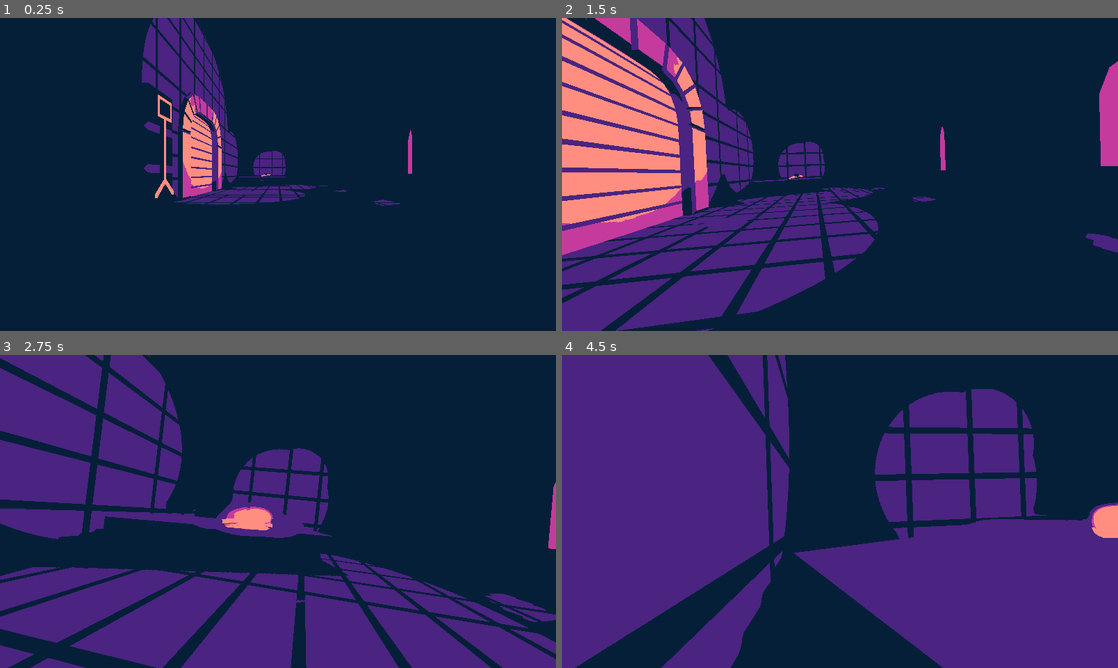
Above: before the commit, frames 1-4 (two rows, left to right).
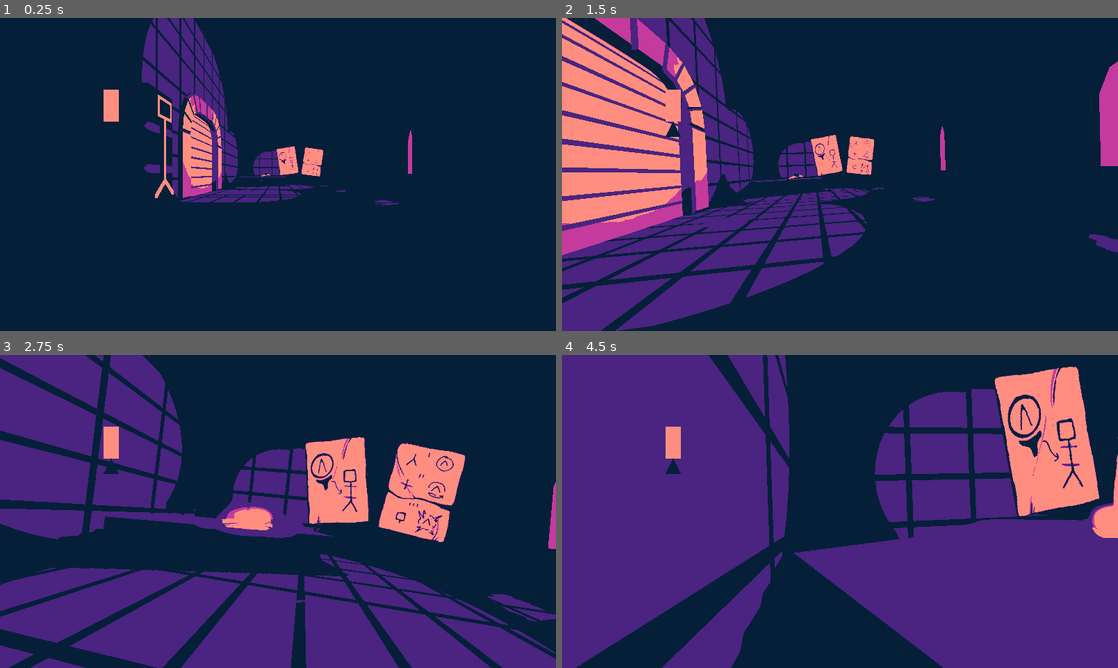
Above: after the commit, the same moments.

Repository: JeppeLindberg/game_off_2024
Game: Godot game, scene res://scenes/main.tscn
Same seed, same stepped clock (60 frames per second), same inputs: the game is played once before the commit and once after it.
Inputs (mouse positions are in pixels of both pictures, inside the frame that each line leads up to):
- Up to frame 1 (0.25 s): no input
- Up to frame 2 (1.5 s): move the mouse to (834, 180) at 0.52 s; hold W (move_forward) from 0.53 s (still down); click (834, 180) at 0.6 s; tap E (interact) at 0.8, 1.35 s; move the mouse to (878, 177) at 1.27 s
- Up to frame 3 (2.75 s): keep holding W (move_forward); click (316, 514) at 1.55 s; move the mouse to (233, 508) at 2.02 s; click (233, 508) at 2.1 s; tap E (interact) at 2.3 s
- Up to frame 4 (4.5 s): move the mouse to (845, 511) at 2.77 s; release W (move_forward) at 2.78 s; hold A (move_left) 2.78-3.53 s; tap E (interact) at 2.85, 3.8, 4.35 s; click (845, 511) at 3.05 s; move the mouse to (817, 505) at 3.52 s; hold W (move_forward) from 3.53 s (still down); click (817, 505) at 3.6 s; move the mouse to (867, 511) at 4.27 s

The runs differ from the first frame. In frame 1, 1.0% of the frame differs, in the area x 18-72%, y 22-60%; in frame 2, 2.9%; in frame 3, 7.1%, in the area x 0-100%, y 22-96%; in frame 4, 7.0%.

Commit message:
progress

Diff:
--- /dev/null
+++ b/prefabs/poster_1.tscn
@@ -0,0 +1,10 @@
+[gd_scene load_steps=3 format=3 uid="uid://t5w8cckjma24"]
+
+[ext_resource type="PackedScene" uid="uid://rdyrner38rvc" path="res://models/poster_1.glb" id="1_5e64k"]
+[ext_resource type="Material" uid="uid://cxirseqcstjsf" path="res://materials/shared_material_unlit.tres" id="2_jgf8j"]
+
+[node name="poster_1" instance=ExtResource("1_5e64k")]
+
+[node name="poster_1" parent="." index="0"]
+transform = Transform3D(0.8, 0, 0, 0, 0.8, 0, 0, 0, 0.8, 0, 0, 0)
+surface_material_override/0 = ExtResource("2_jgf8j")
--- /dev/null
+++ b/prefabs/poster_2.tscn
@@ -0,0 +1,10 @@
+[gd_scene load_steps=3 format=3 uid="uid://bev6j0sqh7uwm"]
+
+[ext_resource type="PackedScene" uid="uid://j8soisnqrs43" path="res://models/poster_2.glb" id="1_r7duh"]
+[ext_resource type="Material" uid="uid://cxirseqcstjsf" path="res://materials/shared_material_unlit.tres" id="2_3wmb4"]
+
+[node name="poster_2" instance=ExtResource("1_r7duh")]
+
+[node name="poster_2" parent="." index="0"]
+transform = Transform3D(0.8, 0, 0, 0, 0.8, 0, 0, 0, 0.8, 0, 0, 0)
+surface_material_override/0 = ExtResource("2_3wmb4")
--- /dev/null
+++ b/prefabs/puzzle_tiles/bend.tscn
@@ -0,0 +1,10 @@
+[gd_scene load_steps=3 format=3 uid="uid://c4b836x5g55rf"]
+
+[ext_resource type="PackedScene" uid="uid://c5y6fkrumjcuo" path="res://models/puzzle_bend.glb" id="1_uylxt"]
+[ext_resource type="Material" uid="uid://cxirseqcstjsf" path="res://materials/shared_material_unlit.tres" id="2_l1jle"]
+
+[node name="puzzle_bend" instance=ExtResource("1_uylxt")]
+
+[node name="puzzle_bend" parent="." index="0"]
+transform = Transform3D(1, 0, 0, 0, 1, 0, 0, 0, 1, 0, 0, 0)
+surface_material_override/0 = ExtResource("2_l1jle")
--- a/prefabs/puzzle_tiles/end.tscn
+++ b/prefabs/puzzle_tiles/end.tscn
@@ -1,6 +1,6 @@
 [gd_scene load_steps=3 format=3 uid="uid://buckn6m3y5r88"]
 
-[ext_resource type="PackedScene" uid="uid://8vtpgfpws42f" path="res://models/end.glb" id="1_l8c72"]
+[ext_resource type="PackedScene" uid="uid://8vtpgfpws42f" path="res://models/puzzle_end.glb" id="1_l8c72"]
 [ext_resource type="Material" uid="uid://cxirseqcstjsf" path="res://materials/shared_material_unlit.tres" id="2_nwqgy"]
 
 [node name="end" instance=ExtResource("1_l8c72")]
--- a/prefabs/puzzle_tiles/start.tscn
+++ b/prefabs/puzzle_tiles/start.tscn
@@ -1,6 +1,6 @@
 [gd_scene load_steps=3 format=3 uid="uid://jmq1fi4b3qsf"]
 
-[ext_resource type="PackedScene" uid="uid://boa8j8r3plobq" path="res://models/start.glb" id="1_m0gan"]
+[ext_resource type="PackedScene" uid="uid://boa8j8r3plobq" path="res://models/puzzle_start.glb" id="1_m0gan"]
 [ext_resource type="Material" uid="uid://cxirseqcstjsf" path="res://materials/shared_material_unlit.tres" id="2_5w4qx"]
 
 [node name="start" instance=ExtResource("1_m0gan")]
--- a/prefabs/puzzle_tiles/straight.tscn
+++ b/prefabs/puzzle_tiles/straight.tscn
@@ -1,6 +1,6 @@
 [gd_scene load_steps=3 format=3 uid="uid://bsnxf6nmsw2k5"]
 
-[ext_resource type="PackedScene" uid="uid://ct4bwckccfe1d" path="res://models/straight.glb" id="1_s5n3v"]
+[ext_resource type="PackedScene" uid="uid://ct4bwckccfe1d" path="res://models/puzzle_straight.glb" id="1_s5n3v"]
 [ext_resource type="Material" uid="uid://cxirseqcstjsf" path="res://materials/shared_material_unlit.tres" id="2_6sh0d"]
 
 [node name="straight" instance=ExtResource("1_s5n3v")]
--- a/scenes/main.tscn
+++ b/scenes/main.tscn
@@ -12,15 +12,18 @@
 [ext_resource type="PackedScene" uid="uid://chfmrxyg1kktm" path="res://prefabs/platform_brick_broken.tscn" id="7_3rrfu"]
 [ext_resource type="PackedScene" uid="uid://drupxdrx5fjlj" path="res://prefabs/door.tscn" id="8_ieiih"]
 [ext_resource type="PackedScene" uid="uid://v7yeeeprs686" path="res://prefabs/doorframe_2.tscn" id="8_rguxw"]
+[ext_resource type="PackedScene" uid="uid://c4b836x5g55rf" path="res://prefabs/puzzle_tiles/bend.tscn" id="9_iewm5"]
 [ext_resource type="PackedScene" uid="uid://buypaf837oyoj" path="res://prefabs/wall_brick_1.tscn" id="9_sxwo2"]
 [ext_resource type="PackedScene" uid="uid://cll7lsb50k507" path="res://prefabs/wall_brick_3.tscn" id="10_0q4hs"]
 [ext_resource type="PackedScene" uid="uid://d0i5lxylf6xt8" path="res://prefabs/wall_brick_2.tscn" id="10_v65yq"]
 [ext_resource type="Script" path="res://scripts/puzzle_signal_emitter.gd" id="11_q5ens"]
-[ext_resource type="PackedScene" uid="uid://c6707jxtpm46e" path="res://prefabs/puzzle_tiles/straight_node.tscn" id="11_rm1dj"]
+[ext_resource type="PackedScene" uid="uid://c6707jxtpm46e" path="res://prefabs/puzzle_tiles/visit.tscn" id="11_rm1dj"]
 [ext_resource type="Shader" path="res://materials/shaders/canvas_material.gdshader" id="13_1okk7"]
 [ext_resource type="Texture2D" uid="uid://ogi8m3wp6jl6" path="res://materials/shaders/canvas_colors.png" id="14_hauu7"]
 [ext_resource type="PackedScene" uid="uid://bb3djiwvud8kc" path="res://prefabs/table.tscn" id="15_aurmh"]
 [ext_resource type="PackedScene" uid="uid://cfxhogeel7mry" path="res://prefabs/remote_pickup.tscn" id="16_oqjf4"]
+[ext_resource type="PackedScene" uid="uid://t5w8cckjma24" path="res://prefabs/poster_1.tscn" id="18_to31s"]
+[ext_resource type="PackedScene" uid="uid://bev6j0sqh7uwm" path="res://prefabs/poster_2.tscn" id="19_8b73a"]
 
 [sub_resource type="ShaderMaterial" id="ShaderMaterial_ur61g"]
 shader = ExtResource("13_1okk7")
@@ -89,6 +92,41 @@
 [node name="start2" parent="world/puzzles/A_2" instance=ExtResource("5_m1fgw")]
 transform = Transform3D(1, 0, 0, 0, 1, 0, 0, 0, 1, 0, -1, 0)
 
+[node name="A_3" type="Node3D" parent="world/puzzles"]
+transform = Transform3D(1, 0, -1.06581e-14, 0, 1, 0, 1.06581e-14, 0, 1, -2.62709, 2.17342, -34.9348)
+
+[node name="puzzle_closeness" parent="world/puzzles/A_3" instance=ExtResource("4_w55mr")]
+transform = Transform3D(1, 0, 0, 0, 1, 0, 0, 0, 1, -0.382511, -0.668173, 1.38504)
+
+[node name="end2" parent="world/puzzles/A_3" instance=ExtResource("5_hcvri")]
+transform = Transform3D(-4.37114e-08, 1, 1.06581e-14, -1, -4.37114e-08, 1.06581e-14, 1.06581e-14, -1.06581e-14, 1, 0, 1, 0)
+
+[node name="straight2" parent="world/puzzles/A_3" instance=ExtResource("6_ulbid")]
+
+[node name="puzzle_bend" parent="world/puzzles/A_3" instance=ExtResource("9_iewm5")]
+transform = Transform3D(-4.37114e-08, -1, 1.06581e-14, 1, -4.37114e-08, -1.06581e-14, 1.06581e-14, 1.06581e-14, 1, 0, 2, 0)
+
+[node name="start2" parent="world/puzzles/A_3" instance=ExtResource("5_m1fgw")]
+transform = Transform3D(1, 0, 0, 0, 1, 0, 0, 0, 1, 0, -1, 0)
+
+[node name="doorframe_2" parent="world" instance=ExtResource("8_rguxw")]
+transform = Transform3D(-4.37114e-08, 0, 1, 0, 1, 0, -1, 0, -4.37114e-08, -3.54277, 0, -8.18983)
+
+[node name="door2" parent="world/doorframe_2" instance=ExtResource("8_ieiih")]
+transform = Transform3D(1, 0, 0, 0, 1, 0, 0, 0, 1, -1.45339, 0, 0)
+
+[node name="doorframe_3" parent="world" instance=ExtResource("8_rguxw")]
+transform = Transform3D(1, 0, 1.06581e-14, 0, 1, 0, -1.06581e-14, 0, 1, -7.54277, 0, -28.1898)
+
+[node name="door2" parent="world/doorframe_3" instance=ExtResource("8_ieiih")]
+transform = Transform3D(1, 0, 0, 0, 1, 0, 0, 0, 1, -1.45339, 0, 0)
+
+[node name="doorframe_4" parent="world" instance=ExtResource("8_rguxw")]
+transform = Transform3D(1, 0, 1.06581e-14, 0, 1, 0, -1.06581e-14, 0, 1, 0.615976, 0, -36.1974)
+
+[node name="door_A_3" parent="world/doorframe_4" instance=ExtResource("8_ieiih")]
+transform = Transform3D(1, 0, 0, 0, 1, 0, 0, 0, 1, -1.45339, 0, 0)
+
 [node name="static" type="Node3D" parent="world"]
 
 [node name="OmniLight3D" type="OmniLight3D" parent="world/static"]
@@ -111,6 +149,12 @@
 omni_range = 4.36307
 omni_attenuation = -2.0
 
+[node name="OmniLight3D4" type="OmniLight3D" parent="world/static"]
+transform = Transform3D(-4.37114e-08, 0, 1, 0, 1, 0, -1, 0, -4.37114e-08, 0.410716, 3.18919, -33.8837)
+light_specular = 0.0
+omni_range = 5.28663
+omni_attenuation = -2.0
+
 [node name="platform_brick5" parent="world/static" instance=ExtResource("6_r32jv")]
 transform = Transform3D(-4.37114e-08, 0, 1, 0, 1, 0, -1, 0, -4.37114e-08, 0.457226, 0, -0.189834)
 
@@ -126,6 +170,18 @@
 [node name="platform_brick12" parent="world/static" instance=ExtResource("6_r32jv")]
 transform = Transform3D(-4.37114e-08, 0, 1, 0, 1, 0, -1, 0, -4.37114e-08, -7.54277, 0, -24.1898)
 
+[node name="platform_brick13" parent="world/static" instance=ExtResource("6_r32jv")]
+transform = Transform3D(-4.37114e-08, 0, 1, 0, 1, 0, -1, 0, -4.37114e-08, -7.54277, 0, -32.1898)
+
+[node name="platform_brick15" parent="world/static" instance=ExtResource("6_r32jv")]
+transform = Transform3D(-4.37114e-08, 0, 1, 0, 1, 0, -1, 0, -4.37114e-08, 0.45723, 0, -32.1898)
+
+[node name="platform_brick16" parent="world/static" instance=ExtResource("6_r32jv")]
+transform = Transform3D(-4.37114e-08, 0, 1, 0, 1, 0, -1, 0, -4.37114e-08, -7.54277, 0, -40.1898)
+
+[node name="platform_brick17" parent="world/static" instance=ExtResource("6_r32jv")]
+transform = Transform3D(-4.37114e-08, 0, 1, 0, 1, 0, -1, 0, -4.37114e-08, 0.45723, 0, -40.1898)
+
 [node name="platform_brick6" parent="world/static" instance=ExtResource("6_r32jv")]
 transform = Transform3D(-4.37114e-08, 0, 1, 0, 1, 0, -1, 0, -4.37114e-08, 0.457226, 9, -0.189834)
 
@@ -138,6 +194,18 @@
 [node name="platform_brick8" parent="world/static" instance=ExtResource("6_r32jv")]
 transform = Transform3D(1.31134e-07, 0, -1, 0, 1, 0, 1, 0, 1.31134e-07, -7.54277, 9, -8.18983)
 
+[node name="platform_brick14" parent="world/static" instance=ExtResource("6_r32jv")]
+transform = Transform3D(1.31134e-07, 0, -1, 0, 1, 0, 1, 0, 1.31134e-07, -7.54277, 9, -32.1898)
+
+[node name="platform_brick18" parent="world/static" instance=ExtResource("6_r32jv")]
+transform = Transform3D(1.31134e-07, 0, -1, 0, 1, 0, 1, 0, 1.31134e-07, 0.45723, 9, -32.1898)
+
+[node name="platform_brick19" parent="world/static" instance=ExtResource("6_r32jv")]
+transform = Transform3D(1.31134e-07, 0, -1, 0, 1, 0, 1, 0, 1.31134e-07, -7.54277, 9, -40.1898)
+
+[node name="platform_brick20" parent="world/static" instance=ExtResource("6_r32jv")]
+transform = Transform3D(1.31134e-07, 0, -1, 0, 1, 0, 1, 0, 1.31134e-07, 0.45723, 9, -40.1898)
+
 [node name="platform_brick_broken3" parent="world/static" instance=ExtResource("7_3rrfu")]
 transform = Transform3D(1.31134e-07, 0, -1, 0, 1, 0, 1, 0, 1.31134e-07, -7.54277, 9, -16.1898)
 
@@ -150,12 +218,6 @@
 [node name="platform_brick_broken5" parent="world/static" instance=ExtResource("7_3rrfu")]
 transform = Transform3D(1.31134e-07, 0, -1, 0, 1, 0, 1, 0, 1.31134e-07, -8.4368, 9, -18.8118)
 
-[node name="doorframe_2" parent="world/static" instance=ExtResource("8_rguxw")]
-transform = Transform3D(-4.37114e-08, 0, 1, 0, 1, 0, -1, 0, -4.37114e-08, -3.54277, 0, -8.18983)
-
-[node name="door2" parent="world/static/doorframe_2" instance=ExtResource("8_ieiih")]
-transform = Transform3D(1, 0, 0, 0, 1, 0, 0, 0, 1, -1.45339, 0, 0)
-
 [node name="wall_brick_12" parent="world/static" instance=ExtResource("9_sxwo2")]
 transform = Transform3D(-4.37114e-08, 0, 1, 0, 1, 0, -1, 0, -4.37114e-08, -3.54277, 0, -0.189834)
 
@@ -186,12 +248,30 @@
 [node name="wall_brick_23" parent="world/static" instance=ExtResource("9_sxwo2")]
 transform = Transform3D(-4.37114e-08, 0, 1, 0, 1, 0, -1, 0, -4.37114e-08, 4.45723, 4, -16.1898)
 
+[node name="wall_brick_44" parent="world/static" instance=ExtResource("10_0q4hs")]
+transform = Transform3D(-4.37114e-08, 0, 1, 0, 1, 0, -1, 0, -4.37114e-08, 4.45723, 0, -32.1898)
+
+[node name="wall_brick_45" parent="world/static" instance=ExtResource("9_sxwo2")]
+transform = Transform3D(-4.37114e-08, 0, 1, 0, 1, 0, -1, 0, -4.37114e-08, 4.45723, 4, -32.1898)
+
+[node name="wall_brick_46" parent="world/static" instance=ExtResource("10_0q4hs")]
+transform = Transform3D(-4.37114e-08, 0, 1, 0, 1, 0, -1, 0, -4.37114e-08, 4.45723, 0, -40.1898)
+
+[node name="wall_brick_47" parent="world/static" instance=ExtResource("9_sxwo2")]
+transform = Transform3D(-4.37114e-08, 0, 1, 0, 1, 0, -1, 0, -4.37114e-08, 4.45723, 4, -40.1898)
+
 [node name="wall_brick_24" parent="world/static" instance=ExtResource("9_sxwo2")]
 transform = Transform3D(1, 0, 0, 0, 1, 0, 0, 0, 1, 0.457226, 0, -16.09)
 
 [node name="wall_brick_25" parent="world/static" instance=ExtResource("9_sxwo2")]
 transform = Transform3D(1, 0, 0, 0, 1, 0, 0, 0, 1, 0.457226, 4, -16.09)
 
+[node name="wall_brick_48" parent="world/static" instance=ExtResource("9_sxwo2")]
+transform = Transform3D(1, 0, 0, 0, 1, 0, 0, 0, 1, 0.457226, 0, -28.09)
+
+[node name="wall_brick_49" parent="world/static" instance=ExtResource("9_sxwo2")]
+transform = Transform3D(1, 0, 0, 0, 1, 0, 0, 0, 1, 0.457226, 4, -28.09)
+
 [node name="wall_brick_13" parent="world/static" instance=ExtResource("9_sxwo2")]
 transform = Transform3D(-4.37114e-08, 0, 1, 0, 1, 0, -1, 0, -4.37114e-08, -3.54277, 4, -0.189834)
 
@@ -225,6 +305,15 @@
 [node name="wall_brick_38" parent="world/static" instance=ExtResource("9_sxwo2")]
 transform = Transform3D(1, 0, 1.06581e-14, 0, 1, 0, -1.06581e-14, 0, 1, -7.54277, 4, -28.1898)
 
+[node name="wall_brick_51" parent="world/static" instance=ExtResource("9_sxwo2")]
+transform = Transform3D(1, 0, 0, 0, 1, 0, 0, 0, 1, 0.457, 4, -36.1922)
+
+[node name="wall_brick_52" parent="world/static" instance=ExtResource("9_sxwo2")]
+transform = Transform3D(1, 0, 1.06581e-14, 0, 1, 0, -1.06581e-14, 0, 1, -7.54277, 4, -36.1898)
+
+[node name="wall_brick_53" parent="world/static" instance=ExtResource("9_sxwo2")]
+transform = Transform3D(1, 0, 1.06581e-14, 0, 1, 0, -1.06581e-14, 0, 1, -7.54277, 0, -36.1898)
+
 [node name="wall_brick_14" parent="world/static" instance=ExtResource("9_sxwo2")]
 transform = Transform3D(-4.37114e-08, 0, 1, 0, 1, 0, -1, 0, -4.37114e-08, -3.54277, 4, -8.18983)
 
@@ -237,20 +326,35 @@
 [node name="wall_brick_39" parent="world/static" instance=ExtResource("9_sxwo2")]
 transform = Transform3D(1.31134e-07, 0, -1, 0, 1, 0, 1, 0, 1.31134e-07, -11, 4, -24.1898)
 
+[node name="wall_brick_40" parent="world/static" instance=ExtResource("10_0q4hs")]
+transform = Transform3D(-4.37114e-08, 0, -1, 0, 1, 0, 1, 0, -4.37114e-08, -11, 0, -32.19)
+
+[node name="wall_brick_41" parent="world/static" instance=ExtResource("9_sxwo2")]
+transform = Transform3D(1.31134e-07, 0, -1, 0, 1, 0, 1, 0, 1.31134e-07, -11, 4, -32.1898)
+
+[node name="wall_brick_42" parent="world/static" instance=ExtResource("10_0q4hs")]
+transform = Transform3D(-4.37114e-08, 0, -1, 0, 1, 0, 1, 0, -4.37114e-08, -11, 0, -40.19)
+
+[node name="wall_brick_43" parent="world/static" instance=ExtResource("9_sxwo2")]
+transform = Transform3D(1.31134e-07, 0, -1, 0, 1, 0, 1, 0, 1.31134e-07, -11, 4, -40.1898)
+
 [node name="wall_brick_22" parent="world/static" instance=ExtResource("10_v65yq")]
 transform = Transform3D(-4.37114e-08, 0, 1, 0, 1, 0, -1, 0, -4.37114e-08, -3.54277, 0, -8.18983)
 
-[node name="doorframe_3" parent="world/static" instance=ExtResource("8_rguxw")]
-transform = Transform3D(1, 0, 1.06581e-14, 0, 1, 0, -1.06581e-14, 0, 1, -7.54277, 0, -28.1898)
-
-[node name="door2" parent="world/static/doorframe_3" instance=ExtResource("8_ieiih")]
-transform = Transform3D(1, 0, 0, 0, 1, 0, 0, 0, 1, -1.45339, 0, 0)
-
 [node name="wall_brick_31" parent="world/static" instance=ExtResource("10_v65yq")]
 transform = Transform3D(1, 0, 1.06581e-14, 0, 1, 0, -1.06581e-14, 0, 1, -7.54277, 0, -28.1898)
 
+[node name="wall_brick_50" parent="world/static" instance=ExtResource("10_v65yq")]
+transform = Transform3D(1, 0, 1.06581e-14, 0, 1, 0, -1.06581e-14, 0, 1, 0.45723, 0, -36.1898)
+
 [node name="table" parent="world/static" instance=ExtResource("15_aurmh")]
 transform = Transform3D(0.931786, 0, 0.363007, 0, 1, 0, -0.363007, 0, 0.931786, -1.29205, -0.266274, -14.0303)
+
+[node name="poster_1" parent="world/static" instance=ExtResource("18_to31s")]
+transform = Transform3D(0.988959, -0.148189, 0, 0.148189, 0.988959, 0, 0, 0, 1, 0.799383, 2.00375, -15.6994)
+
+[node name="poster_2" parent="world/static" instance=ExtResource("19_8b73a")]
+transform = Transform3D(0.990425, 0.13805, 0, -0.13805, 0.990425, 0, 0, 0, 1, 2.90092, 1.90916, -15.689)
 
 [node name="canvas_layer" type="CanvasLayer" parent="."]
 
@@ -263,14 +367,13 @@
 grow_vertical = 2
 
 [node name="puzzle_viewport_container" type="SubViewportContainer" parent="."]
-visible = false
 offset_right = 40.0
 offset_bottom = 40.0
 
 [node name="puzzle_viewport" type="SubViewport" parent="puzzle_viewport_container"]
 transparent_bg = true
 handle_input_locally = false
-render_target_update_mode = 0
+render_target_update_mode = 4
 
 [node name="camera" type="Camera3D" parent="puzzle_viewport_container/puzzle_viewport"]
 transform = Transform3D(1, 0, 0, 0, -4.37114e-08, 1, 0, -1, -4.37114e-08, 0, 22.8769, 0)
@@ -310,5 +413,18 @@
 [node name="straight_node3" parent="puzzle_viewport_container/puzzle_viewport/puzzles/A_2" instance=ExtResource("11_rm1dj")]
 transform = Transform3D(1, 0, 0, 0, 1, 0, 0, 0, 1, 0, 0, -3)
 
-[connection signal="puzzle_complete" from="puzzle_viewport_container/puzzle_viewport/puzzles/A_1" to="world/static/doorframe_2/door2" method="open_door"]
-[connection signal="puzzle_complete" from="puzzle_viewport_container/puzzle_viewport/puzzles/A_2" to="world/static/doorframe_3/door2" method="open_door"]
+[node name="A_3" type="Node3D" parent="puzzle_viewport_container/puzzle_viewport/puzzles"]
+transform = Transform3D(1, 0, 0, 0, 1, 0, 0, 0, 1, -26, 0, 0)
+script = ExtResource("11_q5ens")
+
+[node name="straight_node" parent="puzzle_viewport_container/puzzle_viewport/puzzles/A_3" instance=ExtResource("11_rm1dj")]
+
+[node name="straight_node2" parent="puzzle_viewport_container/puzzle_viewport/puzzles/A_3" instance=ExtResource("11_rm1dj")]
+transform = Transform3D(1, 0, 0, 0, 1, 0, 0, 0, 1, 0, 0, -2)
+
+[node name="straight_node3" parent="puzzle_viewport_container/puzzle_viewport/puzzles/A_3" instance=ExtResource("11_rm1dj")]
+transform = Transform3D(1, 0, 0, 0, 1, 0, 0, 0, 1, 1, 0, -2)
+
+[connection signal="puzzle_complete" from="puzzle_viewport_container/puzzle_viewport/puzzles/A_1" to="world/doorframe_2/door2" method="open_door"]
+[connection signal="puzzle_complete" from="puzzle_viewport_container/puzzle_viewport/puzzles/A_2" to="world/doorframe_3/door2" method="open_door"]
+[connection signal="puzzle_complete" from="puzzle_viewport_container/puzzle_viewport/puzzles/A_3" to="world/doorframe_4/door_A_3" method="open_door"]
--- a/scripts/detector.gd
+++ b/scripts/detector.gd
@@ -22,7 +22,7 @@
 
 	valid = true;
 	for child in target_puzzle_node.get_children():
-		child.valid = false
+		child.reset();
 
 func accept():
 	position += -transform.basis.z
--- a/scripts/indicator.gd
+++ b/scripts/indicator.gd
@@ -3,6 +3,7 @@
 var target_rotation = 0;
 var _upright: Basis
 var _target_basis: Basis
+var target_spin_rotation = 0
 
 func _ready() -> void:
 	_upright = transform.basis
@@ -13,6 +14,9 @@
 	if target_rotation < 0:
 		target_rotation += 360
 
-	_target_basis = _upright.rotated(Vector3.FORWARD, deg_to_rad(target_rotation))
+	_target_basis = _upright.rotated(Vector3.UP, deg_to_rad(target_spin_rotation)).rotated(Vector3.FORWARD, deg_to_rad(target_rotation))
 
 	transform.basis = transform.basis.slerp(_target_basis, delta * 10)
+
+func spin():
+	target_spin_rotation += 360.0/3.0
--- a/scripts/puzzle_tiles/visit.gd
+++ b/scripts/puzzle_tiles/visit.gd
@@ -1,12 +1,19 @@
 extends StaticBody3D
 
 var valid := true;
+var visits := 0;
 
 func _ready() -> void:
     add_to_group('node')
 
 func reset():
+    visits = 0;
     valid = false
+    print('reset')
 
 func visit():
-    valid = true
+    visits += 1
+    if visits == 1:
+        valid = true
+    else:
+        valid = false
--- a/scripts/remote.gd
+++ b/scripts/remote.gd
@@ -22,7 +22,8 @@
 			target_puzzle = child.get_parent().name
 			closest_distance = distance
 
-	detector.set_puzzle(target_puzzle)
+	if closest_distance < 30:
+		detector.set_puzzle(target_puzzle)
 
 func deactivate():
 	active = false
@@ -32,6 +33,8 @@
 func input_accept():
 	if not active:
 		return
+
+	indicator.spin()
 	detector.accept()
 
 func input_left():
Binary file changed: asesprite/colors.aseprite
Binary file changed: models/platform_brick.glb
Binary file added: models/poster_1.glb
Not shown, changed: models/poster_1.glb.import
Binary file added: models/poster_2.glb
Not shown, added: models/poster_2.glb.import
Binary file added: models/puzzle_bend.glb
Not shown, changed: models/puzzle_bend.glb.import
Renamed: models/end.glb -> models/puzzle_end.glb
Not shown, added: models/puzzle_end.glb.import
Renamed: models/start.glb -> models/puzzle_start.glb
Not shown, added: models/puzzle_start.glb.import
(and 8 more such lines)
